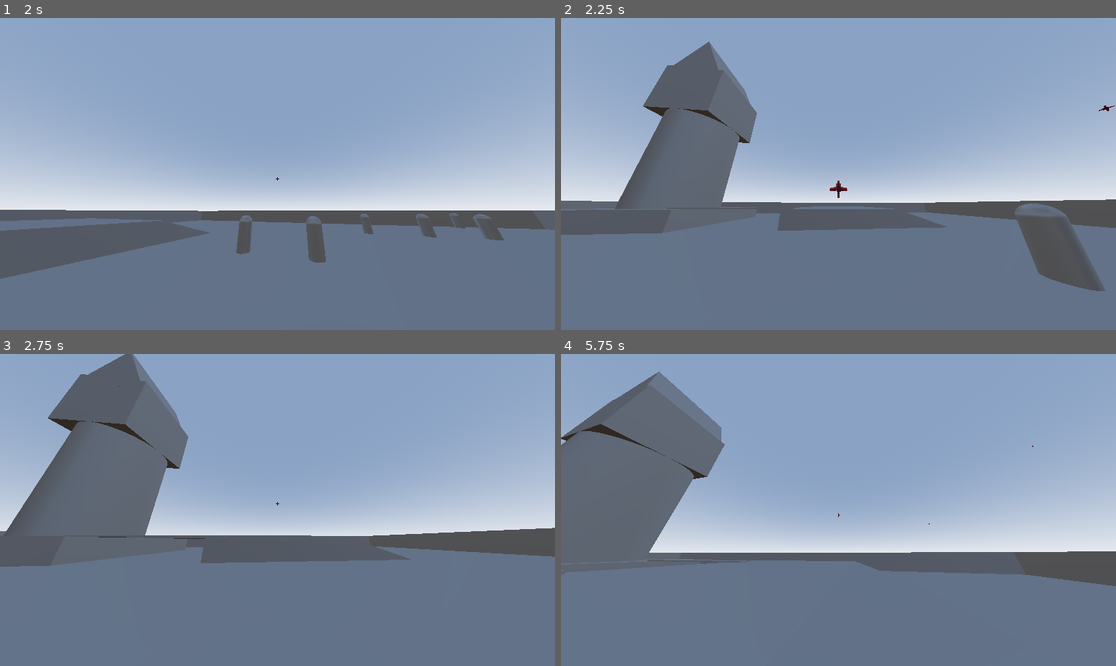
Above: before the commit, frames 1-4 (two rows, left to right).
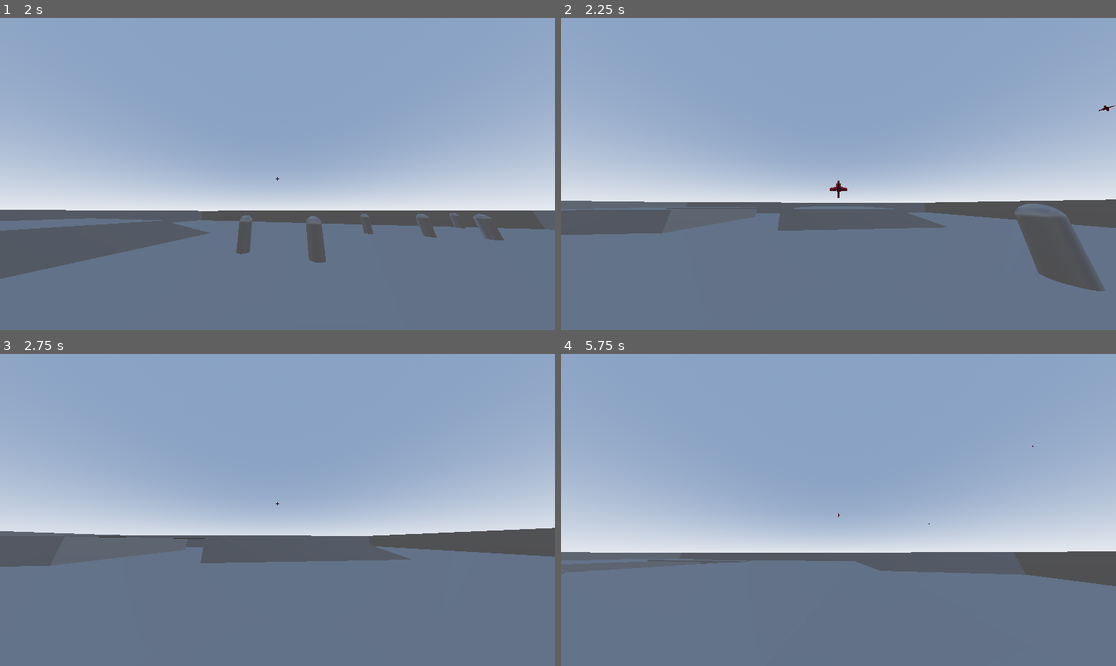
Above: after the commit, the same moments.

Repository: ravewyvern/bad-ideas-game-jam
Game: Godot game, scene res://Scenes/Menus/Main Menu.tscn
Two runs of this game, one before a commit and one after it. Both use one fixed random seed, a clock stepped at 60 frames per second and the inputs below.
Inputs (mouse positions are in pixels of both pictures, inside the frame that each line leads up to):
- Up to frame 1 (2 s): click "Level Selector" at 0.5 s; tap Enter at 1.25 s; move the mouse to (305, 174) at 1.27 s; press the mouse at (305, 174) at 1.28 s; hold O (Move.Forward) from 1.28 s (still down); tap Space (Move.Jump) at 1.52 s
- Up to frame 2 (2.25 s): keep holding O (Move.Forward); move the mouse to (810, 174) at 2.02 s; release the mouse at (810, 174) at 2.03 s; click (810, 174) at 2.1 s
- Up to frame 3 (2.75 s): keep holding O (Move.Forward); tap Space (Move.Jump) at 2.27 s
- Up to frame 4 (5.75 s): keep holding O (Move.Forward); move the mouse to (849, 503) at 2.77 s; press the mouse at (849, 503) at 2.78 s; move the mouse to (832, 516) at 3.52 s; release the mouse at (832, 516) at 3.53 s; click (832, 516) at 3.6 s; tap Space (Move.Jump) at 3.77, 4.52, 5.27 s; move the mouse to (877, 513) at 4.27 s; press the mouse at (877, 513) at 4.28 s; move the mouse to (794, 506) at 5.02 s; release the mouse at (794, 506) at 5.03 s; click (794, 506) at 5.1 s

Frame 1 is identical in both runs. In frame 2, 7.8% of the frame differs, in the area x 9-36%, y 7-62%; in frame 3, 11%; in frame 4, 12%, in the area x 0-30%, y 5-67%.

Commit message:
Added a sounds folder and dart sound

Diff:
--- a/Scenes/Game.tscn
+++ b/Scenes/Game.tscn
@@ -3,9 +3,8 @@
 [ext_resource type="PackedScene" uid="uid://bxncbsqm60ce2" path="res://Scenes/Maps/Test.tscn" id="1_gl6un"]
 [ext_resource type="PackedScene" uid="uid://dyslkmujlojtn" path="res://Scenes/Player.tscn" id="1_iukft"]
 [ext_resource type="PackedScene" uid="uid://bnyeoqhth7m02" path="res://Scenes/Enemy.tscn" id="3_j5yw3"]
-[ext_resource type="PackedScene" uid="uid://cs6eq0y3clcge" path="res://Test-Obstical.tscn" id="4_b2bpf"]
-[ext_resource type="PackedScene" uid="uid://cgg8mcye1045r" path="res://Tower_Test.tscn" id="5_7lihs"]
-[ext_resource type="PackedScene" uid="uid://mxb5i818y2a" path="res://Bridge_Test.tscn" id="5_fgofq"]
+[ext_resource type="PackedScene" uid="uid://cs6eq0y3clcge" path="res://Assets/Models/Test-Obstical.tscn" id="4_b2bpf"]
+[ext_resource type="PackedScene" uid="uid://mxb5i818y2a" path="res://Assets/Models/Bridge_Test.tscn" id="5_fgofq"]
 
 [node name="Game" type="Node3D" unique_id=1578828073]
 transform = Transform3D(0.99997985, -0.005666307, -0.0028541835, 0.0056724614, 0.9999815, 0.0021514683, 0.0028419334, -0.002167624, 0.9999936, 0, 0, 0)
@@ -93,11 +92,8 @@
 [node name="Obstical_test4" parent="Obstical_test/Obstical_test7" unique_id=166633873 instance=ExtResource("4_b2bpf")]
 transform = Transform3D(1, 0, 0, 0, 1, 0, 0, 0, 1, 8.451809, -0.2764758, -8.417074)
 
-[node name="Bridge_Test" parent="." unique_id=1549961045 instance=ExtResource("5_fgofq")]
-transform = Transform3D(1, 0, 0, 0, 1, 0, 0, 0, 1, 6.887289, 2.4015288, 16.192675)
+[node name="Bridge_Test" parent="Obstical_test" unique_id=1549961045 instance=ExtResource("5_fgofq")]
+transform = Transform3D(1, -4.9021764e-10, -2.3283064e-10, 1.4097168e-11, 1, -2.3283064e-10, 2.3283064e-10, -2.3283064e-10, 1, 6.8872886, 0.72044814, 36.66487)
 
-[node name="Bridge_Test" parent="Bridge_Test" unique_id=1795060140 instance=ExtResource("5_fgofq")]
+[node name="Bridge_Test" parent="Obstical_test/Bridge_Test" unique_id=1795060140 instance=ExtResource("5_fgofq")]
 transform = Transform3D(1, 0, 0, 0, 1, 0, 0, 0, 1, -0.80628633, -0.0093096495, 7.5089464)
-
-[node name="Towe_test" parent="." unique_id=167462115 instance=ExtResource("5_7lihs")]
-transform = Transform3D(8, 0, 0, 0, 8, 0, 0, 0, 8.544, 17.670994, 9.949934, 20.408684)
Renamed: Bridge_Test.tscn -> Assets/Models/Bridge_Test.tscn
Renamed: Test-Obstical.tscn -> Assets/Models/Test-Obstical.tscn
Renamed: Tower_Test.tscn -> Assets/Models/Tower_Test.tscn
Not shown, added: Assets/Sounds/3-Dart Thwamp +1.wav.import
Not shown, added: Assets/Sounds/3-Dart Thwamp +1.wav
